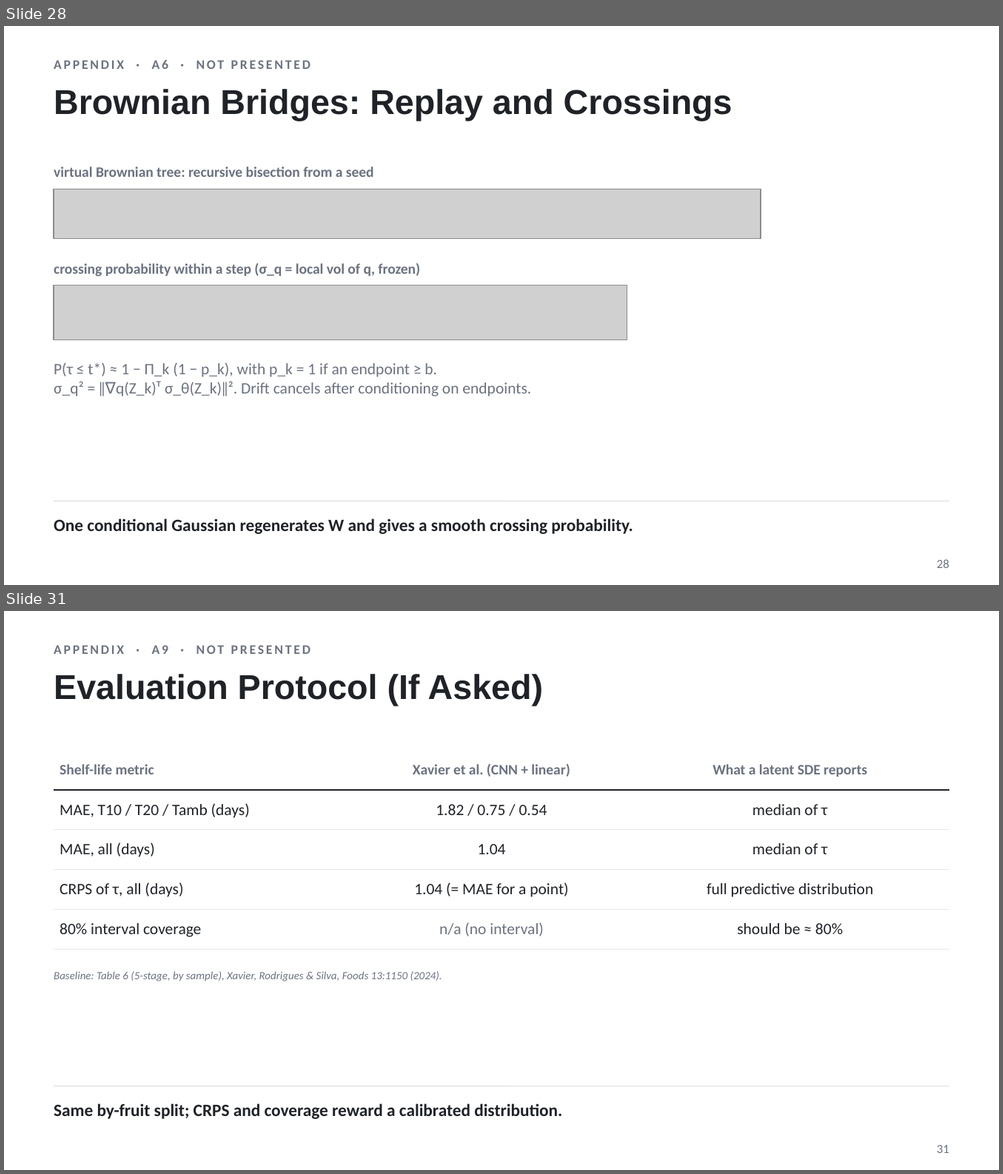
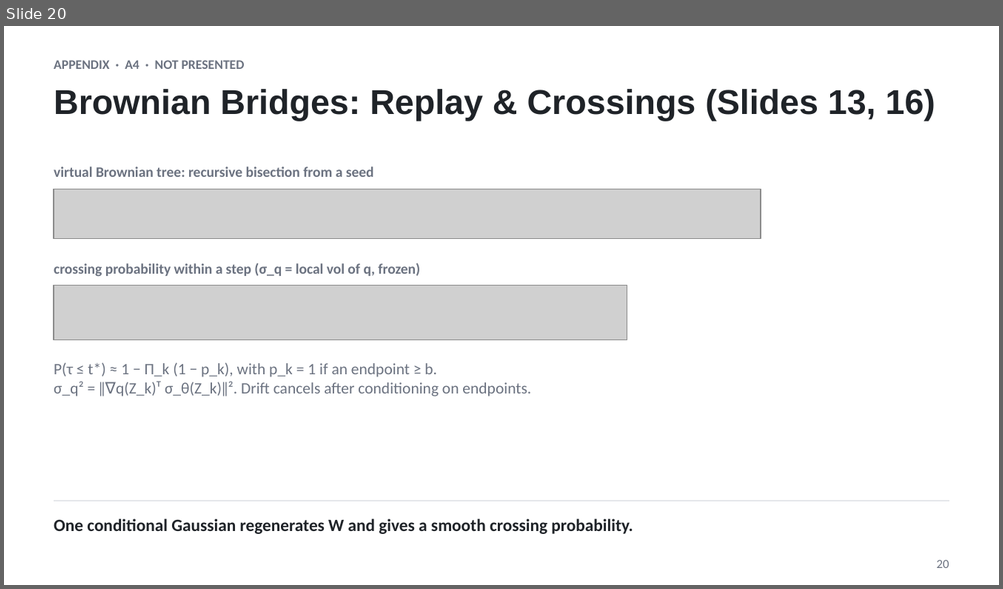
Before and after one commit to nishadw/neural-sde, a slide deck: lecture/neural_sde_lecture.pptx. Shown one above the other, each under a label of ours: slides 28 and 31 before the commit, slide 20 after it; the slides between them are not shown. The pictures are 1003x1174 and 1003x589 pixels, drawn with LibreOffice and Linux fonts; fonts in the diff are those of the drawing; grey boxes stand for pictures. Boxes give left, top, right and bottom in pixels: in the first picture for what was removed or moved away, otherwise in the second. Text is boxed around its words. In the diff, an @@ line names an element or a change of style, - is before the commit and + after.

```diff
--- a/lecture/neural_sde_lecture.pptx
+++ b/lecture/neural_sde_lecture.pptx
@@ slide 31 removed at (4,611,999,1170), background #FFFFFF @@
@@ text removed at (54,645,310,654) @@
-APPENDIX · A9 · NOT PRESENTED
@@ title removed at (54,674,543,706) @@
-Evaluation Protocol (If Asked)
@@ table removed at (54,750,949,940), 5 rows, 3 columns @@
-Shelf-life metric | Xavier et al. (CNN + linear) | What a latent SDE reports
-MAE, T10 / T20 / Tamb (days) | 1.82 / 0.75 / 0.54 | median of τ
-MAE, all (days) | 1.04 | median of τ
-CRPS of τ, all (days) | 1.04 (= MAE for a point) | full predictive distribution
-80% interval coverage | n/a (no interval) | should be ≈ 80%
@@ text removed at (54,971,442,982) @@
-Baseline: Table 6 (5-stage, by sample), Xavier, Rodrigues & Silva, Foods 13:1150 (2024).
@@ line removed from (54, 1086) to (949, 1086) @@
@@ text removed at (54,1104,562,1119) @@
-Same by-fruit split; CRPS and coverage reward a calibrated distribution.
@@ page number removed at (936,1145,949,1153) @@
-31
@@ what was slide 28 is now slide 20 @@
@@ slide 20 changed as well @@
@@ text at (54,60,244,69): text changed @@
-APPENDIX · A6 · NOT PRESENTED
+APPENDIX · A4 · NOT PRESENTED
@@ title at (54,89,935,121): text changed @@
-Brownian Bridges: Replay and Crossings
+Brownian Bridges: Replay & Crossings (Slides 13, 16)
@@ page number at (936,560,949,568): text changed @@
-28
+20
```
Also in this commit, not shown: 4 other slides changed, 16 slides added, 26 other slides removed, 12 other files.
